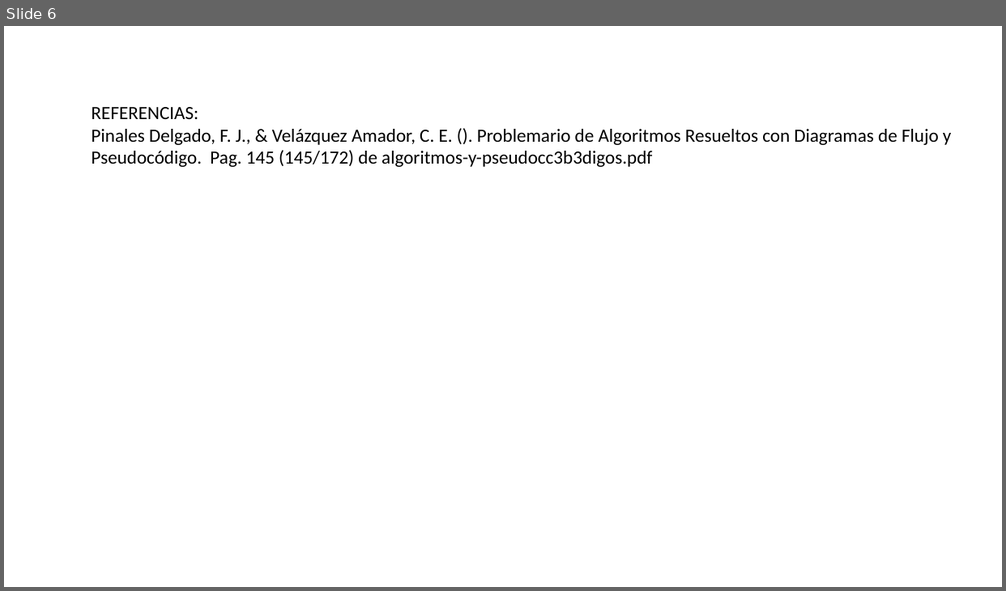
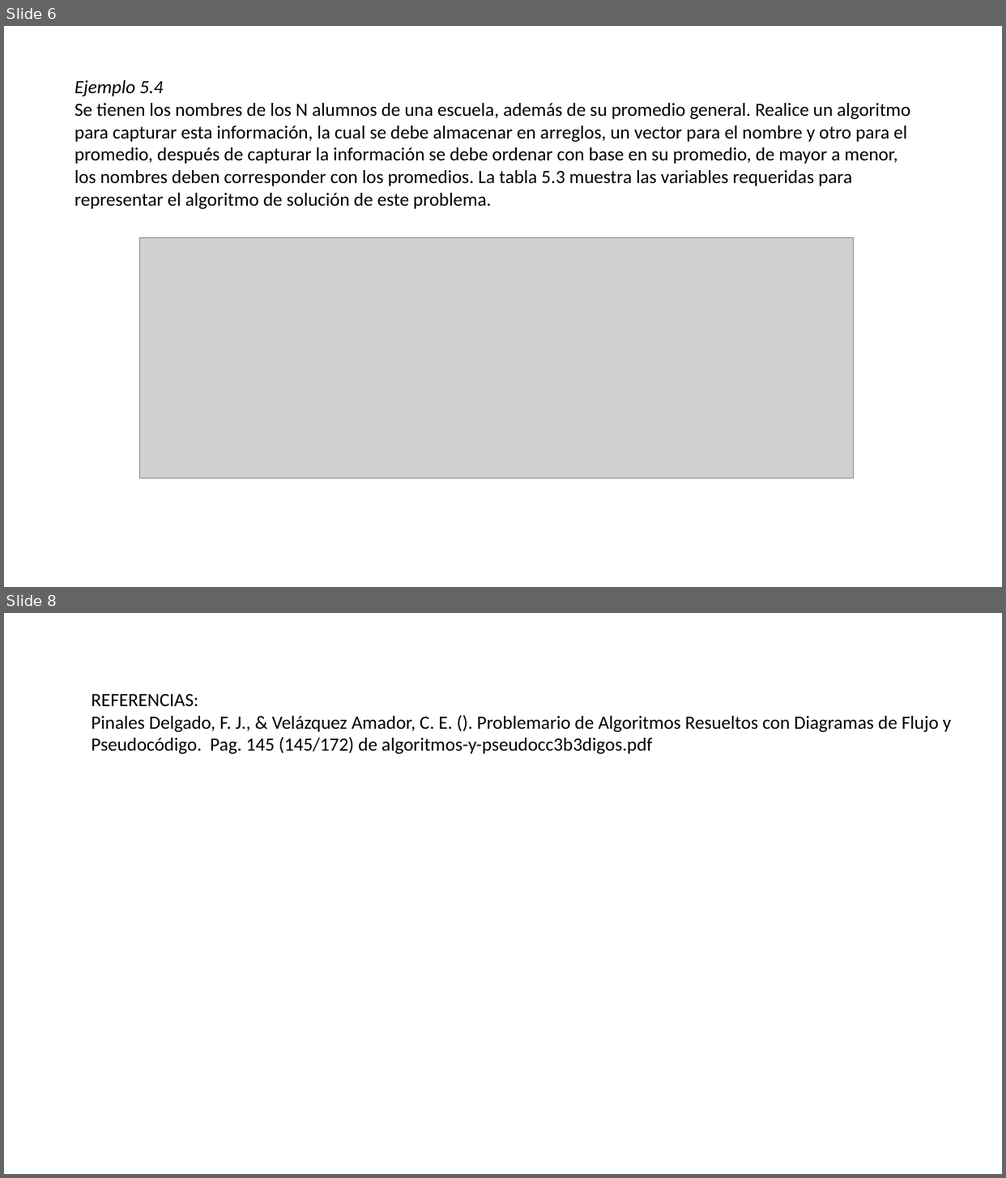
Before and after one commit to programacionestructurada/2021-2, a slide deck: U2_Estructuras_de_Control_y_Aplicaciones_con_Arreglos/2_3_1_Arreglos_Unidimensionales__Ejercicios.pptx. Shown one above the other, each under a label of ours: slide 6 before the commit, slides 6 and 8 after it; the slides between them are not shown. The pictures are 1006x591 and 1006x1178 pixels, drawn with LibreOffice and Linux fonts; fonts in the diff are those of the drawing; grey boxes stand for pictures. Boxes give left, top, right and bottom in pixels: in the first picture for what was removed or moved away, otherwise in the second. Text is boxed around its words. In the diff, an @@ line names an element or a change of style, - is before the commit and + after.

```diff
--- a/U2_Estructuras_de_Control_y_Aplicaciones_con_Arreglos/2_3_1_Arreglos_Unidimensionales__Ejercicios.pptx
+++ b/U2_Estructuras_de_Control_y_Aplicaciones_con_Arreglos/2_3_1_Arreglos_Unidimensionales__Ejercicios.pptx
@@ slide 6 added at (x1=4, y1=26, x2=1002, y2=587), background #FFFFFF @@
@@ text added at (x1=74, y1=80, x2=910, y2=209), 18 pt, text #000000 @@
+Ejemplo 5.4
+Se tienen los nombres de los N alumnos de una escuela, además de su promedio general. Realice un algoritmo para capturar esta información, la cual se debe almacenar en arreglos, un vector para el nombre y otro para el promedio, después de capturar la información se debe ordenar con base en su promedio, de mayor a menor, los nombres deben corresponder con los promedios. La tabla 5.3 muestra las variables requeridas para representar el algoritmo de solución de este problema.
@@ picture added at (x1=139, y1=238, x2=853, y2=479) @@
@@ what was slide 6 is now slide 8 @@
```
Also in this commit, not shown: 1 other slide added, 11 other files.
